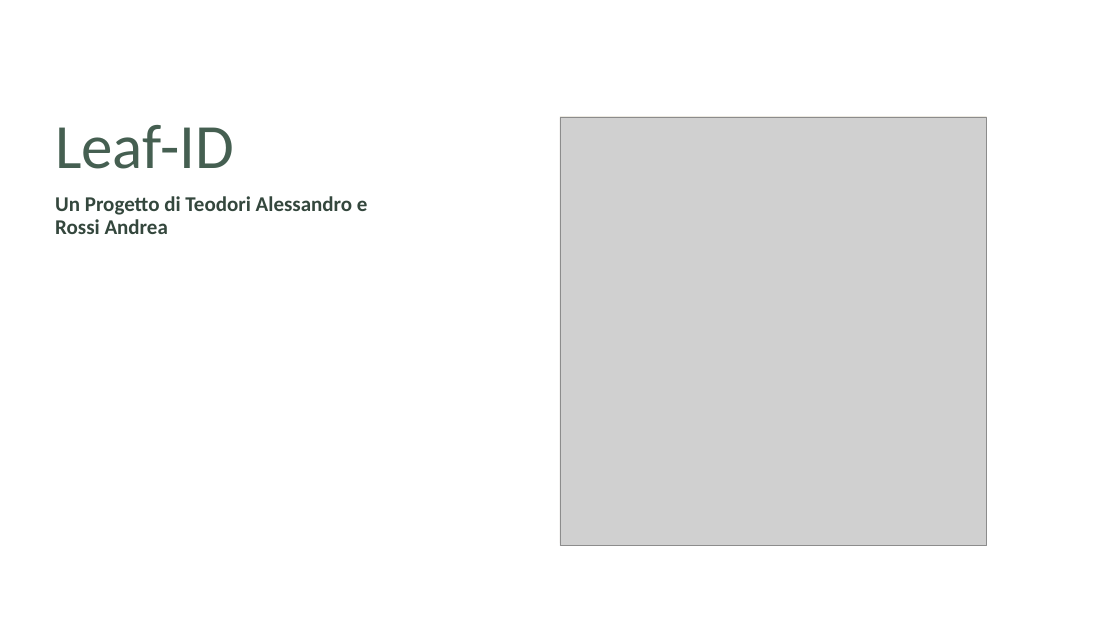
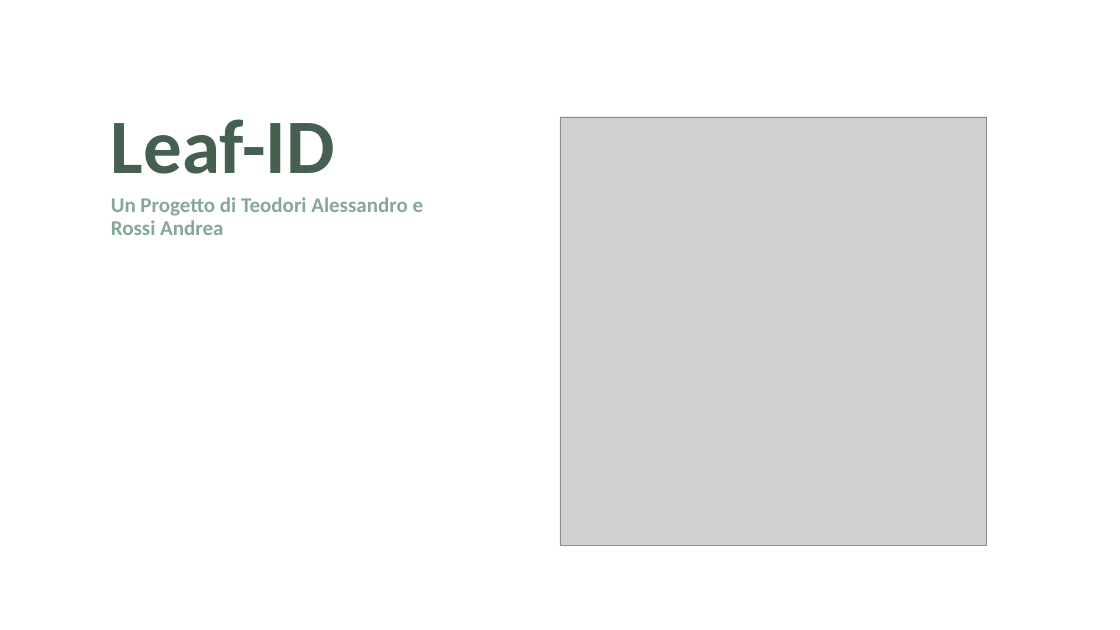
Before and after one commit to aleeteo/leaf_ID, a slide deck: slide 1 of presentazione/ProjectLeafWIP.pptx. Drawn at 1120x630 pixels with LibreOffice and Linux fonts; fonts in the diff are those of the drawing; grey boxes stand for pictures. Boxes give left, top, right and bottom in pixels: in the first picture for what was removed or moved away, otherwise in the second. Text is boxed around its words. In the diff, an @@ line names an element or a change of style, - is before the commit and + after.

```diff
--- a/presentazione/ProjectLeafWIP.pptx
+++ b/presentazione/ProjectLeafWIP.pptx
@@ title "Leaf-ID": place and size @@
-title "Leaf-ID" at box(55, 125, 234, 169)
+title "Leaf-ID" at box(111, 119, 335, 174)
@@ title "Leaf-ID" at box(111, 119, 335, 174): size 54 to 66 pt, bold on @@
@@ text "Un Progetto di Teodori Alessandro ...": place and size @@
-text "Un Progetto di Teodori Alessandro ..." at box(55, 196, 368, 234)
+text "Un Progetto di Teodori Alessandro ..." at box(111, 197, 424, 235)
@@ text "Un Progetto di Teodori Alessandro ..." at box(111, 197, 424, 235): text colour #34473D to #87A896 @@
```
Also in this commit, not shown: 6 other slides changed.
